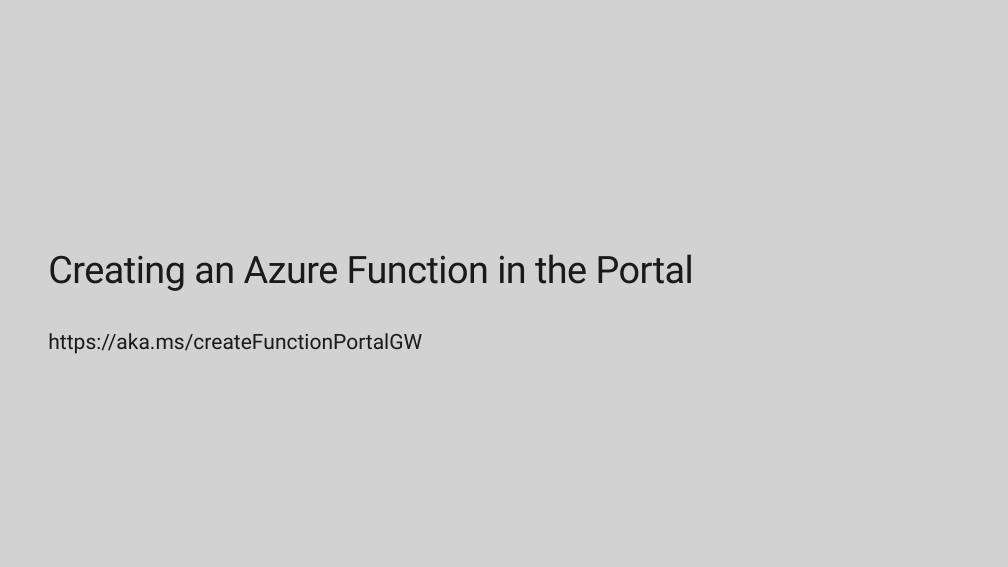
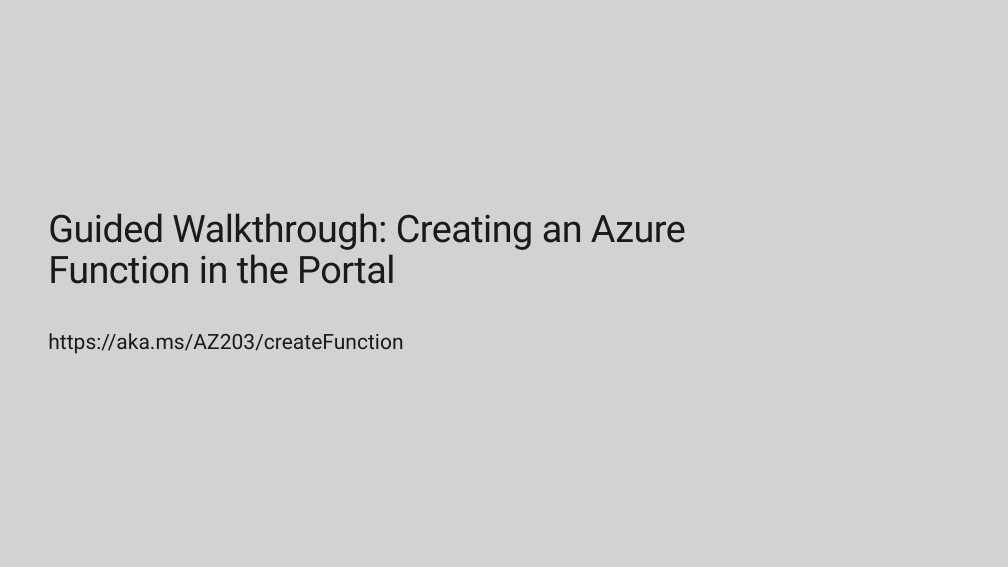
Before and after one commit to ClarkDRC/AZ203Walkthroughs, a slide deck: slide 20 of Guided Walkthrough.pptx (slide 13 before the commit). Drawn at 1008x567 pixels with LibreOffice and Linux fonts; fonts in the diff are those of the drawing; background and template pictures are left out. Boxes give left, top, right and bottom in pixels: in the first picture for what was removed or moved away, otherwise in the second. Text is boxed around its words. In the diff, an @@ line names an element or a change of style, - is before the commit and + after.

```diff
--- a/Guided Walkthrough.pptx
+++ b/Guided Walkthrough.pptx
@@ title at (48,213,686,284): text changed @@
-Creating an Azure Function in the Portal
+Guided Walkthrough: Creating an Azure Function in the Portal
@@ text at (48,333,403,354): text changed @@
-https://aka.ms/createFunctionPortalGW
+https://aka.ms/AZ203/createFunction
```
Also in this commit, not shown: 6 other slides changed, 7 slides added.
